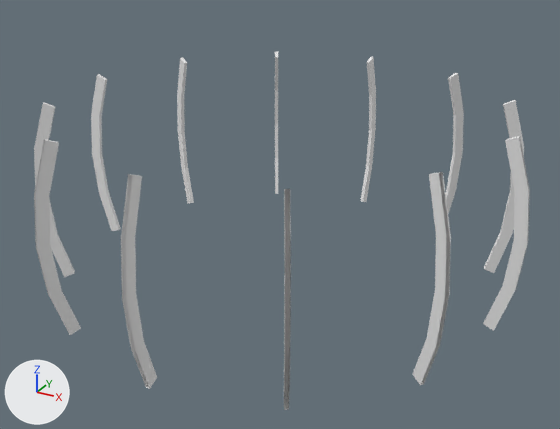
A saved change to the OBJ model Assets/skyClockSet/Mesh_SkyClock_Mark.obj.
Rendered twice from a 50 mm lens placed at (371.0, -676.0, 312.0), pointed at (9.0, -17.0, -18.0). Arrows for +X, +Y and +Z are at lower left; the lights stay in place. Where no turn or scale is listed for an object, it has been applied to the vertices.

Objects in the first picture: 'Mesh_SkyClock_Mark_Sphere.003'.
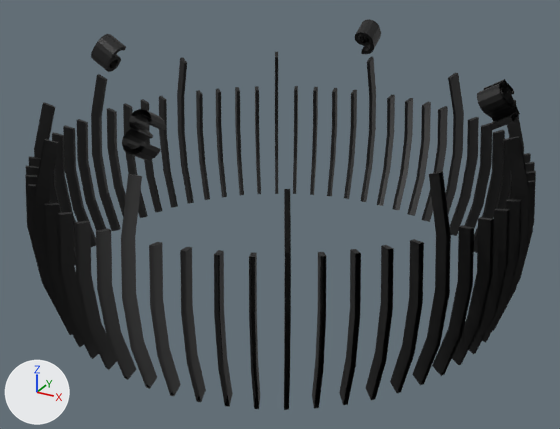
Commit message: adjusted huge clock in the sky

Boxes (x1, y1, x2, y2) around the edits, measured in the pictures (560 x 429 px):
```json
{"object": "Mesh_SkyClock_Mark_Sphere.003", "change": "recoloured, reshaped", "before": [34, 52, 530, 410], "after": [25, 19, 536, 410], "on screen": "white to black, 9% taller"}
{"part": 1, "of": "me_mesh_skyclock_mark_sphere_003", "change": "added", "after": [25, 19, 536, 409], "on screen": "black"}
```

The change, as JSON lines over the scene's bpy script:
```json
{"op": "set", "path": "mat_b.base_color", "old": "(0.8, 0.8, 0.8)", "new": "(0.0, 0.0, 0.0)", "note": "white #e7e7e7 -> black #000000"}
{"block": "me_mesh_skyclock_mark_sphere_003", "where": "# used by ob_mesh_skyclock_mark_sphere_003; location = (0.0, 0.0, 0.0)"}
{"op": "remove", "block": "me_mesh_skyclock_mark_sphere_003", "code": "me_mesh_skyclock_mark_sphere_003.from_pydata(...)  # 240 vertices, 168 faces; spans x -260.0..260.0, y -260.0..260.0, z -99.0..99.0"}
{"op": "add", "block": "me_mesh_skyclock_mark_sphere_003", "code": "me_mesh_skyclock_mark_sphere_003.from_pydata(...)  # 1330 vertices, 935 faces; spans x -260.0..260.0, y -260.0..260.0, z -99.0..149.0"}
{"block": "me_mesh_skyclock_mark_sphere_003", "change": "me_mesh_skyclock_mark_sphere_003 part 1: 1090 vertices added at x -259.0..259.0, y -259.0..259.0, z -99.0..149.0"}
```
